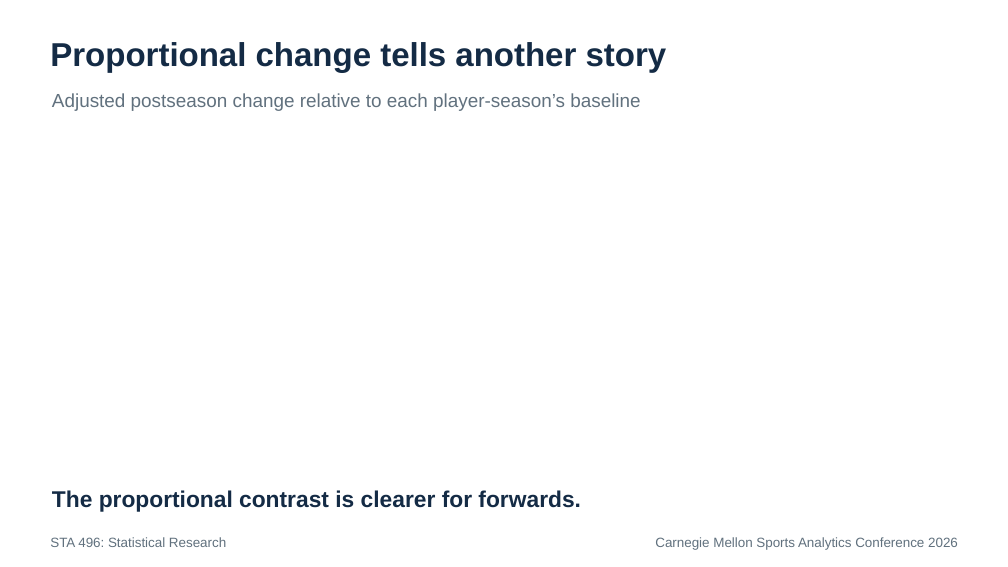
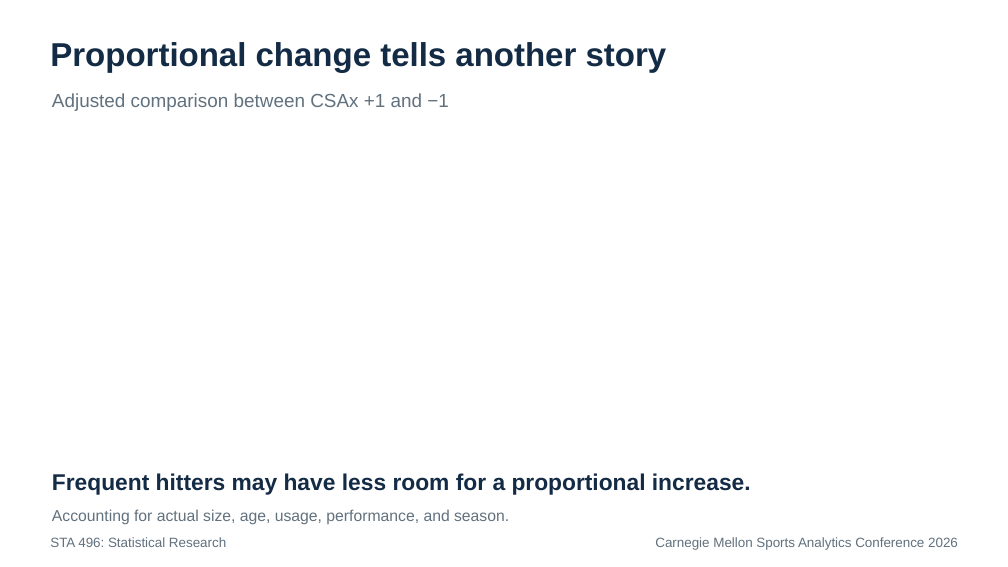
Before and after one commit to RentoSaijo/CSAx_STA496, a slide deck: slide 36 of reports/presentation.pptx (slide 34 before the commit). Drawn at 1008x567 pixels with LibreOffice and Linux fonts; fonts in the diff are those of the drawing. Boxes give left, top, right and bottom in pixels: in the first picture for what was removed or moved away, otherwise in the second. Text is boxed around its words. In the diff, an @@ line names an element or a change of style, - is before the commit and + after.

```diff
--- a/reports/presentation.pptx
+++ b/reports/presentation.pptx
@@ text at <box>52,93,449,111</box>: text changed @@
-Adjusted postseason change relative to each player-season’s baseline
+Adjusted comparison between CSAx +1 and −1
@@ text at <box>52,473,751,495</box>: text changed @@
-The proportional contrast is clearer for forwards.
+Frequent hitters may have less room for a proportional increase.
@@ text added at <box>52,509,509,524</box>, 15 pt, text #61717E @@
+Accounting for actual size, age, usage, performance, and season.
```
Also in this commit, not shown: 18 other slides changed, 5 slides added, 3 slides removed.
